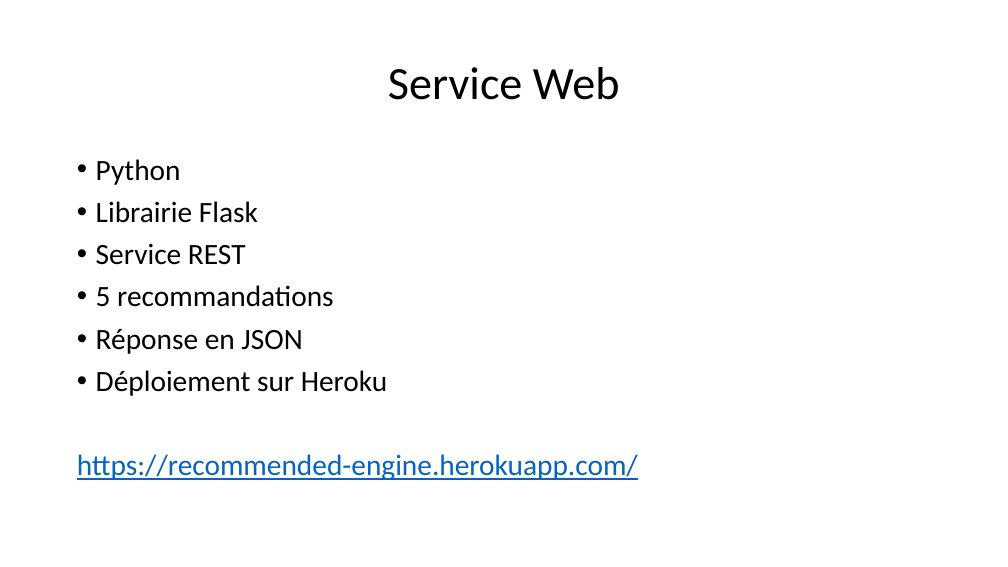
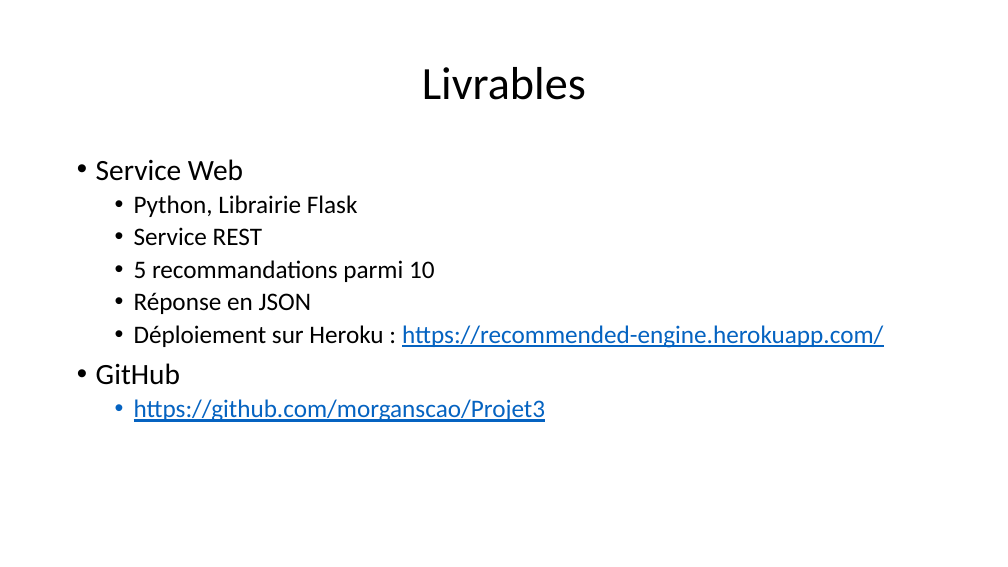
Before and after one commit to morganscao/Projet3, a slide deck: slide 31 of Rapport/Moteur de recommandations de films.pptx (slide 34 before the commit). Drawn at 1008x567 pixels with LibreOffice and Linux fonts; fonts in the diff are those of the drawing. Boxes give left, top, right and bottom in pixels: in the first picture for what was removed or moved away, otherwise in the second. Text is boxed around its words. In the diff, an @@ line names an element or a change of style, - is before the commit and + after.

Commit message:
The last update

```diff
--- a/Rapport/Moteur de recommandations de films.pptx
+++ b/Rapport/Moteur de recommandations de films.pptx
@@ title at [422, 67, 586, 100]: text changed @@
-Service Web
+Livrables
@@ text at [96, 159, 358, 217]: text changed; size 28 to 24 pt @@
-• Python
-• Librairie Flask
+• Service Web
+  • Python, Librairie Flask
@@ text at [134, 227, 312, 314]: size 28 to 24 pt in "Service REST", "Réponse en JSON"; list level 1 to 2 in "Service REST"; list level 1 to 2 in "Réponse en JSON" @@
@@ text at [134, 260, 435, 282]: text changed; size 28 to 24 pt @@
-• 5 recommandations
+  • 5 recommandations parmi 10
@@ text at [96, 325, 883, 422]: text changed; size 28 to 24 pt @@
-• Déploiement sur Heroku
-https://recommended-engine.herokuapp.com/
+  • Déploiement sur Heroku : https://recommended-engine.herokuapp.com/
+• GitHub
+  • https://github.com/morganscao/Projet3
```
Also in this commit, not shown: 9 other slides changed, 2 slides added, 5 slides removed.
